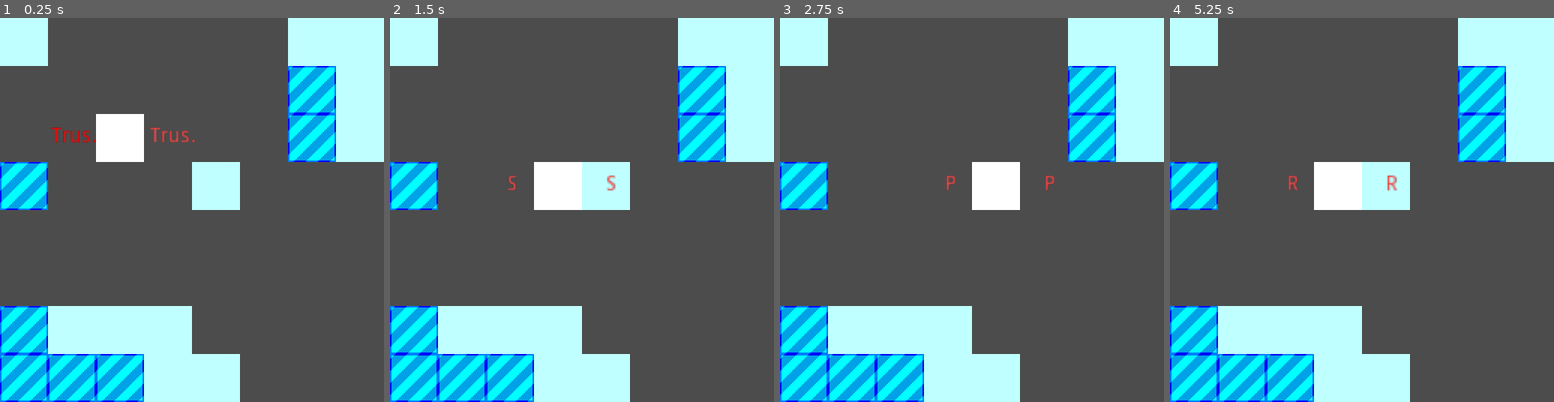
Above: before the commit, frames 1-4 (left to right).
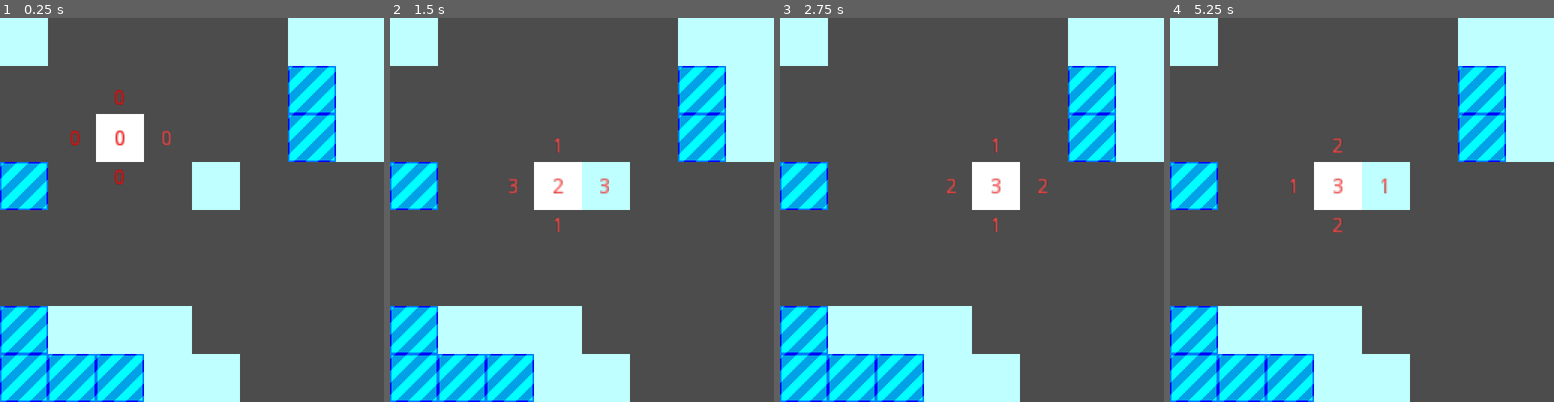
Above: after the commit, the same moments.

Repository: DarkKapla/GMTK-Game-Jam-2022
Game: Godot game, scene res://Level.tscn
Two runs of this game, one before a commit and one after it. Both use one fixed random seed, a clock stepped at 60 frames per second and the inputs below.
Inputs:
- Up to frame 1 (0.25 s): no input
- Up to frame 2 (1.5 s): tap Enter at 0.5 s; hold Right (ui_right) 0.53-1.28 s; tap Space at 1.25 s; hold Down (ui_down) from 1.28 s (still down)
- Up to frame 3 (2.75 s): tap Enter at 2 s; release Down (ui_down) at 2.03 s; hold Right (ui_right) from 2.03 s (still down)
- Up to frame 4 (5.25 s): tap Space at 2.75, 4.25 s; release Right (ui_right) at 2.78 s; hold Up (ui_up) 2.78-3.53 s; tap Enter at 3.5 s; hold Left (ui_left) 3.53-5.03 s; hold Down (ui_down) from 5.03 s (still down)

The runs differ from the first frame. In frame 1, 0.5% of the frame differs, in the area x 13-51%, y 18-44%; in frame 2, 0.3%; in frame 3, 0.3%; in frame 4, 0.4%.

Commit message:
Complete the die's visible faces

Diff:
--- a/Player.gd
+++ b/Player.gd
@@ -1,16 +1,6 @@
 extends "res://Entity.gd"
 
 enum Weapon {None, Rock = 1, Paper = 2, Scissors = 3}
-
-func weapon_text(weapon):
-	if weapon == Weapon.Rock:
-		return "[color=#fe4444][center]R[/center][/color]"
-	elif weapon == Weapon.Paper:
-		return "[color=#fe4444][center]P[/center][/color]"
-	elif weapon == Weapon.Scissors:
-		return "[color=#fe4444][center]S[/center][/color]"
-	else:
-		assert(false)
 
 """
 	  yp
@@ -20,7 +10,7 @@
    └────┘
 	  ym
 """
-var xp = Weapon.None
+var xp = Weapon.Rock
 var xm = Weapon.None
 var ym = Weapon.None
 var yp = Weapon.None
@@ -58,8 +48,11 @@
 	self.update_texts()
 
 func update_texts():
-	$LeftText.bbcode_text = weapon_text(xm)
-	$RightText.bbcode_text = weapon_text(xp)
+		$LeftText.bbcode_text = weapon_to_string(xm)
+		$RightText.bbcode_text = weapon_to_string(xp)
+		$UpText.bbcode_text = weapon_to_string(ym)
+		$BottomText.bbcode_text = weapon_to_string(yp)
+		$FrontText.bbcode_text = weapon_to_string(zm)
 
 # Called when the node enters the scene tree for the first time.
 func _ready():
@@ -78,6 +71,7 @@
 
 	self.try_move(direction)
 
+
 func moved(direction):
 	self.roll(direction)
 
@@ -93,3 +87,10 @@
 		return Direction.RIGHT
 	else:
 		return null
+
+
+func weapon_to_string(weapon_type):
+	if weapon_type == Weapon.None:
+		return ""
+	else:
+		return "[color=#fe4444][center]" + String(int(weapon_type)) + "[/center][/color]"
--- a/Player.tscn
+++ b/Player.tscn
@@ -8,24 +8,57 @@
 
 [node name="RightText" type="RichTextLabel" parent="." index="1"]
 margin_left = 32.0
-margin_top = -16.0
-margin_right = 72.0
-margin_bottom = 16.0
+margin_top = -12.0
+margin_right = 62.0
+margin_bottom = 20.0
 rect_scale = Vector2( 2, 2 )
 custom_colors/font_color_selected = Color( 0, 0, 0, 1 )
 bbcode_enabled = true
-bbcode_text = "[color=#fe4444][center]Trus.[/center][/color]"
-text = "Trus."
+bbcode_text = "[color=#fe4444][center]0[/center][/color]"
+text = "0"
 scroll_active = false
 
 [node name="LeftText" type="RichTextLabel" parent="." index="2"]
-margin_left = -100.0
-margin_top = -16.0
+margin_left = -90.0
+margin_top = -12.0
 margin_right = -60.0
-margin_bottom = 16.0
+margin_bottom = 4.0
 rect_scale = Vector2( 2, 2 )
 custom_colors/font_color_selected = Color( 0, 0, 0, 1 )
 bbcode_enabled = true
-bbcode_text = "[color=red][center]Trus.[/center][/color]"
-text = "Trus."
+bbcode_text = "[color=red][center]0[/center][/color]"
+text = "0"
 scroll_active = false
+
+[node name="UpText" type="RichTextLabel" parent="." index="3"]
+margin_left = -47.0
+margin_top = -66.0
+margin_bottom = -49.0
+rect_scale = Vector2( 2, 2 )
+custom_colors/font_color_selected = Color( 0, 0, 0, 1 )
+bbcode_enabled = true
+bbcode_text = "[color=red][center]0[/center][/color]"
+text = "0"
+scroll_active = false
+
+[node name="BottomText" type="RichTextLabel" parent="." index="4"]
+margin_left = -47.0
+margin_top = 40.0
+margin_bottom = 57.0
+rect_scale = Vector2( 2, 2 )
+custom_colors/font_color_selected = Color( 0, 0, 0, 1 )
+bbcode_enabled = true
+bbcode_text = "[color=red][center]0[/center][/color]"
+text = "0"
+scroll_active = false
+
+[node name="FrontText" type="RichTextLabel" parent="." index="5"]
+margin_left = -50.0
+margin_top = -12.0
+margin_bottom = 6.0
+rect_scale = Vector2( 2, 2 )
+custom_colors/font_color_selected = Color( 0, 0, 0, 1 )
+bbcode_enabled = true
+bbcode_text = "[color=red][center]0[/center][/color]"
+text = "0"
+scroll_active = false
